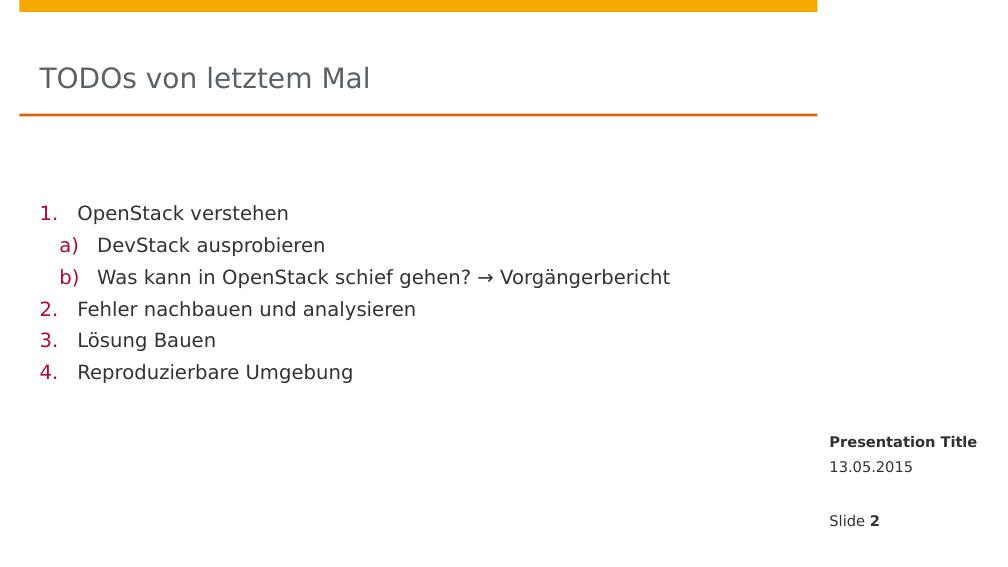
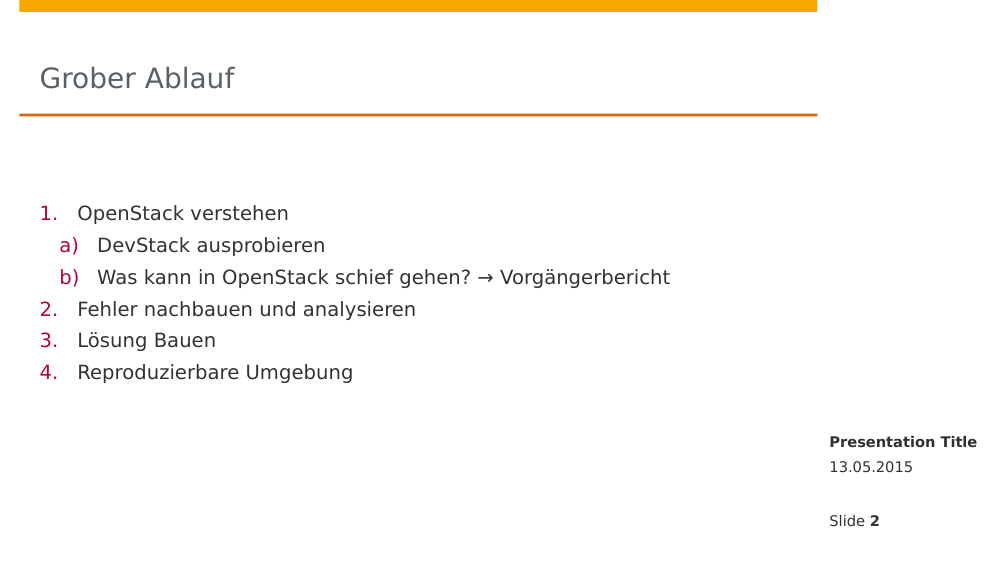
Before and after one commit to MasterprojectOpenStack2015/presentations, a slide deck: slide 2 of 03 Woche.pptx. Drawn at 1008x567 pixels with LibreOffice and Linux fonts; fonts in the diff are those of the drawing; background and template pictures are left out. Boxes give left, top, right and bottom in pixels: in the first picture for what was removed or moved away, otherwise in the second. Text is boxed around its words. In the diff, an @@ line names an element or a change of style, - is before the commit and + after.

Commit message:
* changed a word

```diff
--- a/03 Woche.pptx
+++ b/03 Woche.pptx
@@ title at bbox=[40, 66, 235, 89]: text changed @@
-TODOs von letztem Mal
+Grober Ablauf
```
